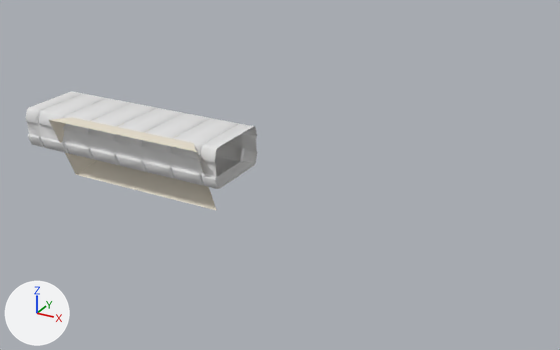
Before and after pictures for a commit that changed the Blender file Modules/Corr.blend.
Both versions are drawn from a camera (50 mm lens) standing at (34.7, -36.4, 17.7) and looking at (14.3, 0.6, -0.8). Lighting does not change. The marker at lower left points along +X, +Y and +Z.

The older version as bpy lines, for what is in view:
```python
me_cube = bpy.data.meshes.new('Cube')
me_cube.from_pydata([(-6.97, -10.14, -6.97), (-6.97, -10.14, 6.97), (-1.0, 1.0, -1.0), (-1.0, 1.0, 1.0), (6.97, -10.14, -6.97), (6.97, -10.14, 6.97), (1.0, 1.0, -1.0), (1.0, 1.0, 1.0)], [], [(0, 1, 3, 2), (6, 7, 5, 4), (2, 6, 4, 0), (7, 3, 1, 5)])
me_cube.materials.append(mat_material_001)  # white #e7dfcf
me_cube_004 = bpy.data.meshes.new('Cube.004')
me_cube_004.from_pydata(...)  # 102 vertices, 80 faces; spans x 0.0..2.1, y -0.81..0.81, z -1.0..1.0
me_cube_004.polygons.foreach_set('use_smooth', [True] * 80)
ob_cube = bpy.data.objects.new('Cube', me_cube_004)
ob_cube.location = (-3.0, 0.0, 0.0)
ob_cube.scale = (1.0, 3.0, 1.3)
_m = ob_cube.modifiers.new('Bevel', 'BEVEL')
_m.width = 0.001
_m.width_pct = 0.001
_m.angle_limit = 0.522
_m.offset_type = 'DEPTH'
_m.profile = 0.498
_m.spread = 0.0
_m = ob_cube.modifiers.new('Array', 'ARRAY')
_m.count = 7
_m.constant_offset_displace = (0.0, 0.0, 0.0)
ob_cube_003 = bpy.data.objects.new('Cube.003', me_cube)
ob_cube_003.location = (5.42, 1.91, 0.75)
ob_cube_003.rotation_euler = (0.382, 0.0, 0.0)  # degrees (22, 0, 0)
ob_cube_003.scale = (0.802, 0.441, 0.343)
```
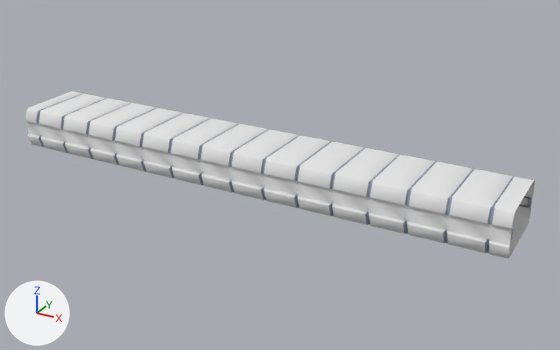
Patch to the scene script:
```diff
--- a/Modules/Corr.blend.py
+++ b/Modules/Corr.blend.py
@@ mat_material_002 @@
+mat_material_002 = diffuse_material('Material.002')
+mat_material_002.base_color = (0.8, 0.8, 0.8)  # white #e7e7e7
@@ mat_material_003 @@
+mat_material_003 = diffuse_material('Material.003')
+mat_material_003.base_color = (0.324, 0.373, 0.467)  # grey #9aa4b6
@@ me_cube @@
 me_cube.from_pydata(...)  # 8 vertices, 4 faces; spans x -6.97..6.97, y -10.14..1.0, z -6.97..6.97
 # used by ob_cube_003; location = (5.42, 1.91, 0.75); rotation_euler = (0.382, 0.0, 0.0), in degrees (22, 0, 0); scale = (0.802, 0.441, 0.343)
-me_cube.vertices[0].co = (-6.97, -10.14, -6.97)  # pixel (75, 174)
-me_cube.vertices[1].co = (-6.97, -10.14, 6.97)  # pixel (48, 119)
-me_cube.vertices[4].co = (6.97, -10.14, -6.97)  # pixel (216, 210)
-me_cube.vertices[5].co = (6.97, -10.14, 6.97)  # pixel (196, 152)
+# me_cube part 1
+me_cube.vertices[0].co = (-4.03, -10.14, -3.42)
+me_cube.vertices[1].co = (-4.03, -10.14, 3.42)
+me_cube.vertices[4].co = (4.03, -10.14, -3.42)
+me_cube.vertices[5].co = (4.03, -10.14, 3.42)
 me_cube.materials.append(mat_material_001)
@@ me_cube_004 @@
 # used by ob_cube; location = (-3.0, 0.0, 0.0); scale = (1.0, 3.0, 1.3)
-me_cube_004.from_pydata(...)  # 102 vertices, 80 faces; spans x 0.0..2.1, y -0.81..0.81, z -1.0..1.0
+me_cube_004.from_pydata(...)  # 58 vertices, 41 faces; spans x 0.0..2.1, y -0.81..0.0, z -1.0..1.0
+# me_cube_004 part 2
+# 44 vertices are removed from x 0.0..2.1, y 0.67..0.81, z -1.0..1.0
+# 39 faces are deleted
+# me_cube_004 part 3: 18 faces spanning x 0.94..1.16, y -0.81..0.0, z -1.0..1.0 switch from no material to mat_material_003 (grey #9aa4b6)
+me_cube_004.materials.append(mat_material_002)  # white #e7e7e7
@@ me_cube_007 @@
+me_cube_007.from_pydata(...)  # 290 vertices, 246 faces; spans x 0.0..2.1, y -0.78..-0.65, z -0.32..0.33
+me_cube_007.materials.append(mat_material_003)  # grey #9aa4b6
@@ ob_cube_003 @@
 ob_cube_003 = bpy.data.objects.new('Cube.003', me_cube)
-ob_cube_003.location = (5.42, 1.91, 0.75)
+ob_cube_003.location = (1.22, 1.91, 0.75)
 ob_cube_003.rotation_euler = (0.382, 0.0, 0.0)  # degrees (22, 0, 0)
 ob_cube_003.scale = (0.802, 0.441, 0.343)
+ob_cube_003.hide_viewport = True
@@ ob_cube @@
 _m = ob_cube.modifiers.new('Array', 'ARRAY')
-_m.count = 7
+_m.count = 15
 _m.constant_offset_displace = (0.0, 0.0, 0.0)
+_m = ob_cube.modifiers.new('Mirror', 'MIRROR')
+_m.use_axis = (False, True, False)
@@ ob_cube_007 @@
+ob_cube_007 = bpy.data.objects.new('Cube.007', me_cube_007)
+ob_cube_007.location = (-3.0, 0.0, 0.0)
+ob_cube_007.scale = (1.0, 3.0, 1.3)
+_m = ob_cube_007.modifiers.new('Array', 'ARRAY')
+_m.count = 15
+_m.constant_offset_displace = (0.0, 0.0, 0.0)
+_m = ob_cube_007.modifiers.new('Mirror', 'MIRROR')
+_m.use_axis = (False, True, False)
```

What differs and where, as boxes (x1, y1, x2, y2) in the pictures (560 x 350 px):
'Cube', reshaped, modifiers changed (120% wider, 71% taller)
    before: (26, 91, 257, 189)
    after: (26, 91, 535, 259)
'Cube.003', hidden
    before: (49, 117, 216, 210)
'Cube.007', added
    after: (38, 125, 532, 240)
part 2 of me_cube_004, deleted
    before: (52, 91, 257, 177)
part 3 of me_cube_004, recoloured
    before: (36, 102, 223, 185)
    after: (36, 100, 514, 253)
